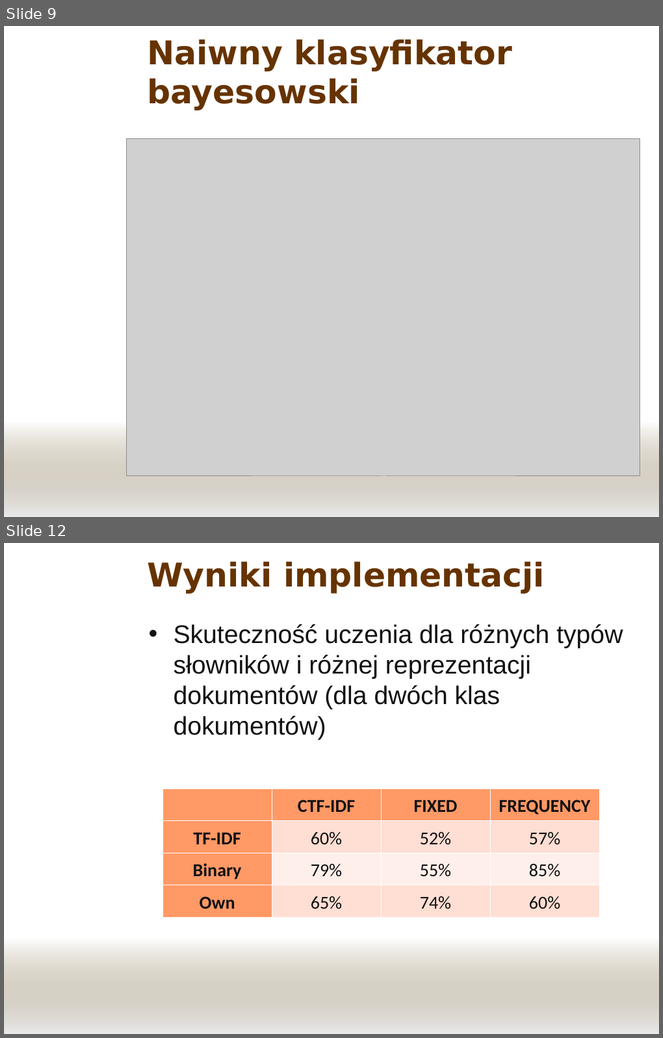
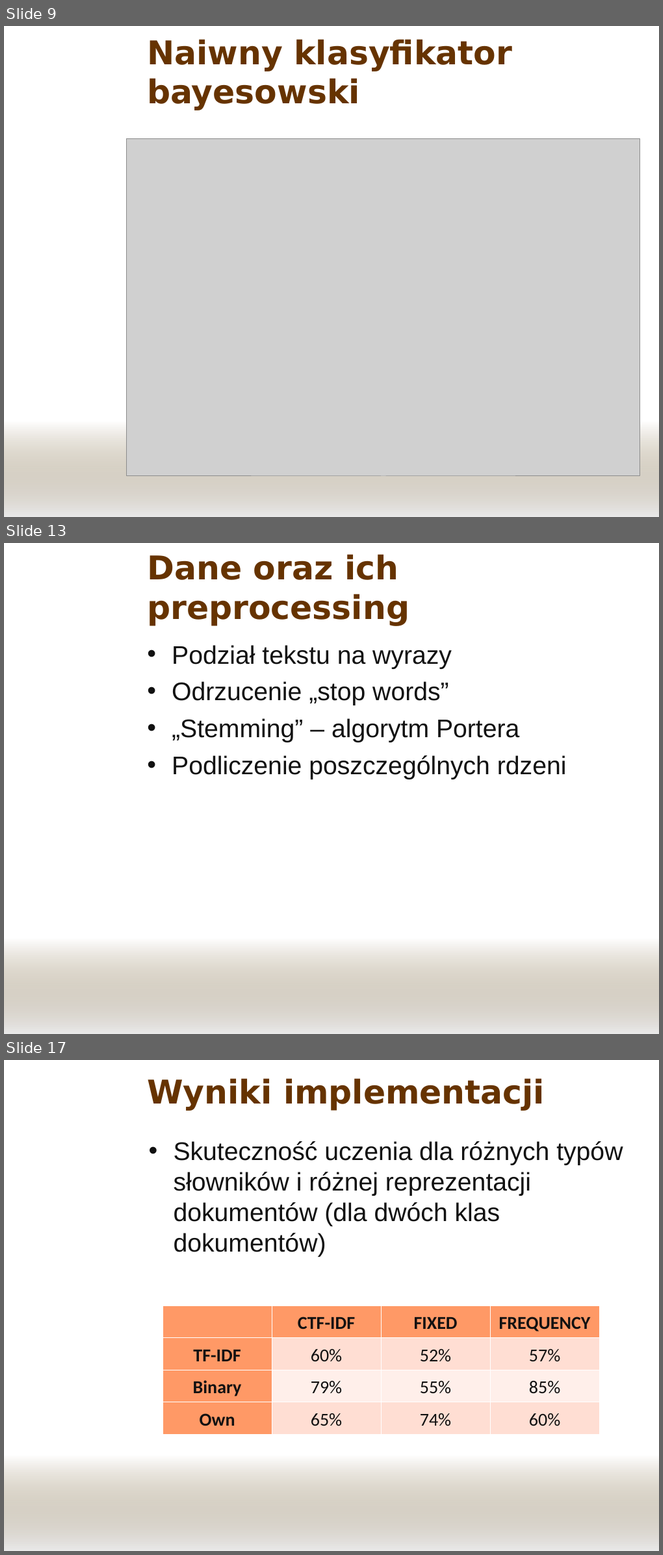
Before and after one commit to panchamk/mini08sn, a slide deck: doc/Prezentacja.ppt. Shown one above the other, each under a label of ours: slides 9 and 12 before the commit, slides 9, 13 and 17 after it; the slides between them are not shown. The pictures are 663x1038 and 663x1555 pixels, drawn with LibreOffice and Linux fonts; fonts in the diff are those of the drawing; grey boxes stand for pictures; background and template pictures are left out. Boxes give left, top, right and bottom in pixels: in the first picture for what was removed or moved away, otherwise in the second. Text is boxed around its words. In the diff, an @@ line names an element or a change of style, - is before the commit and + after.

```diff
--- a/doc/Prezentacja.ppt
+++ b/doc/Prezentacja.ppt
@@ slide 13 added at (4,543,659,1034), background picture (left out); not listed: 1 template element that a slide beside it also shows @@
@@ title added at (147,554,410,626), 36 pt, text #663300, bold @@
+Dane oraz ich preprocessing
@@ text added at (172,645,567,780), 28 pt, text #111111 @@
+• Podział tekstu na wyrazy
+• Odrzucenie „stop words”
+• „Stemming” – algorytm Portera
+• Podliczenie poszczególnych rdzeni
@@ what was slide 12 is now slide 17 @@
```
Also in this commit, not shown: 2 slides changed, 4 other slides added, 1 other file.
